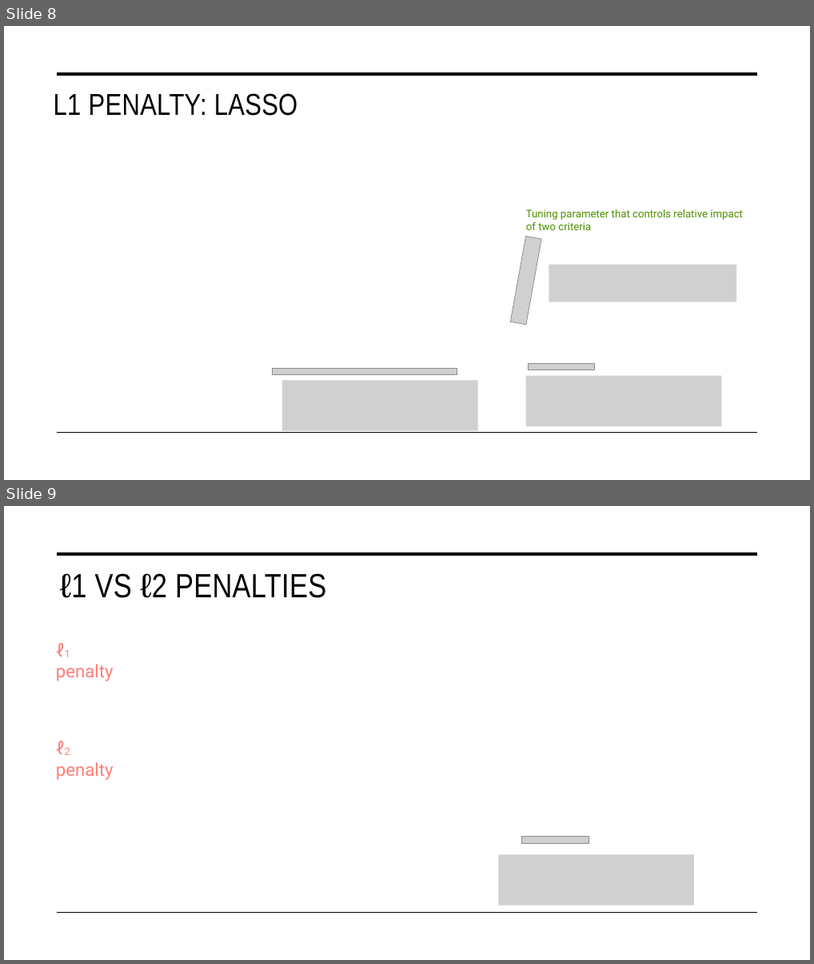
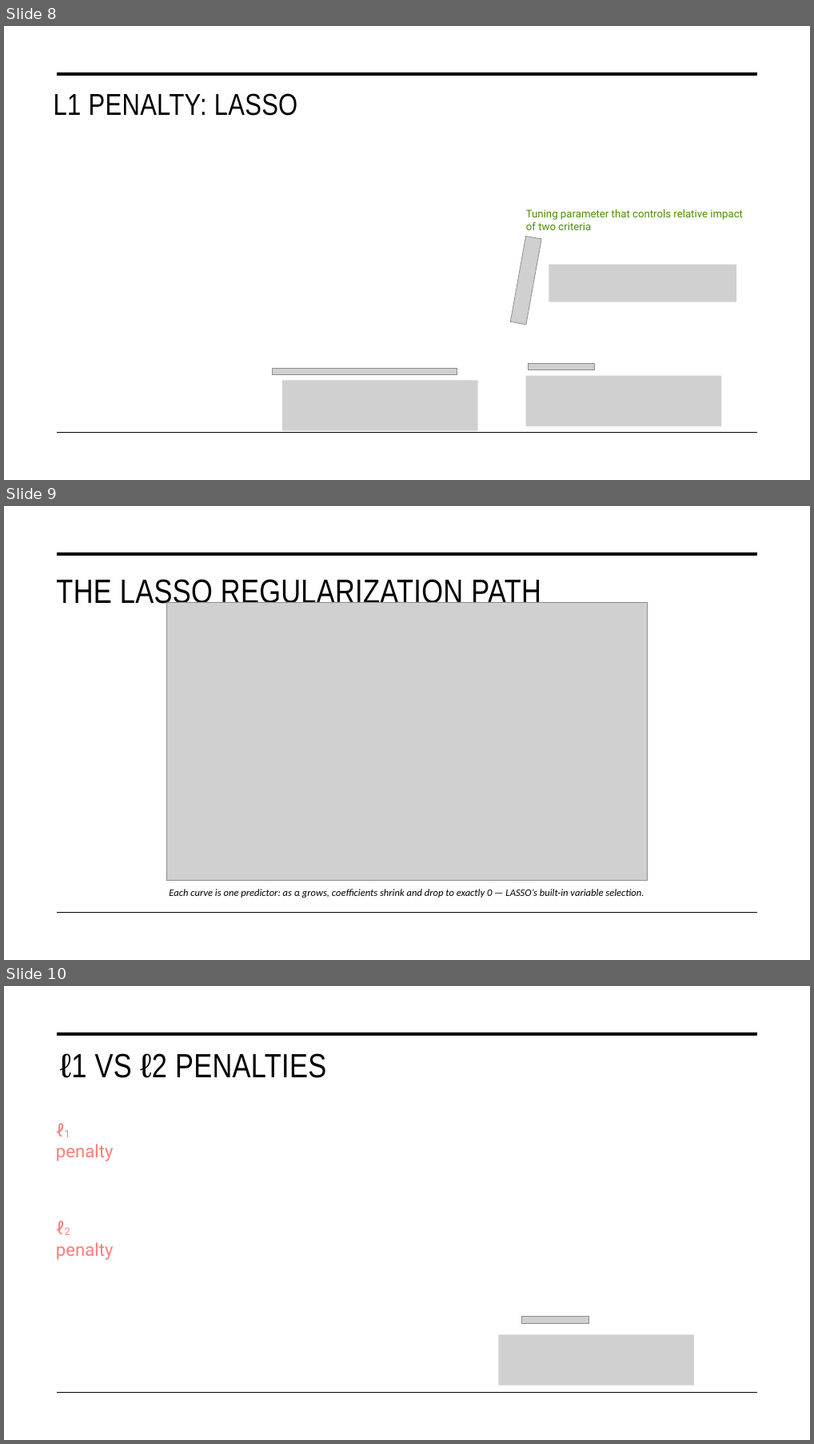
Before and after one commit to STAT-486-Fall-2026/course-content, a slide deck: slides/07-regularization.pptx. Shown one above the other, each under a label of ours: slides 8 and 9 before the commit, slides 8, 9 and 10 after it. The pictures are 814x964 and 814x1444 pixels, drawn with LibreOffice and Linux fonts; fonts in the diff are those of the drawing; grey boxes stand for pictures; background and template pictures are left out. Boxes give left, top, right and bottom in pixels: in the first picture for what was removed or moved away, otherwise in the second. Text is boxed around its words. In the diff, an @@ line names an element or a change of style, - is before the commit and + after.

Commit message:
add lasso path

```diff
--- a/slides/07-regularization.pptx
+++ b/slides/07-regularization.pptx
@@ slide 9 added at [4,506,810,960], background #FFFFFF; not listed: 2 template elements that a slide beside it also shows @@
@@ title added at [56,579,542,609], 40 pt, text #000000 @@
+THE LASSO REGULARIZATION PATH
@@ picture added at [166,602,648,880] @@
@@ text added at [169,888,644,897], 12 pt, text #000000, italic @@
+Each curve is one predictor: as α grows, coefficients shrink and drop to exactly 0 — LASSO’s built-in variable selection.
@@ what was slide 9 is now slide 10 @@
```
Also in this commit, not shown: 1 other file.
